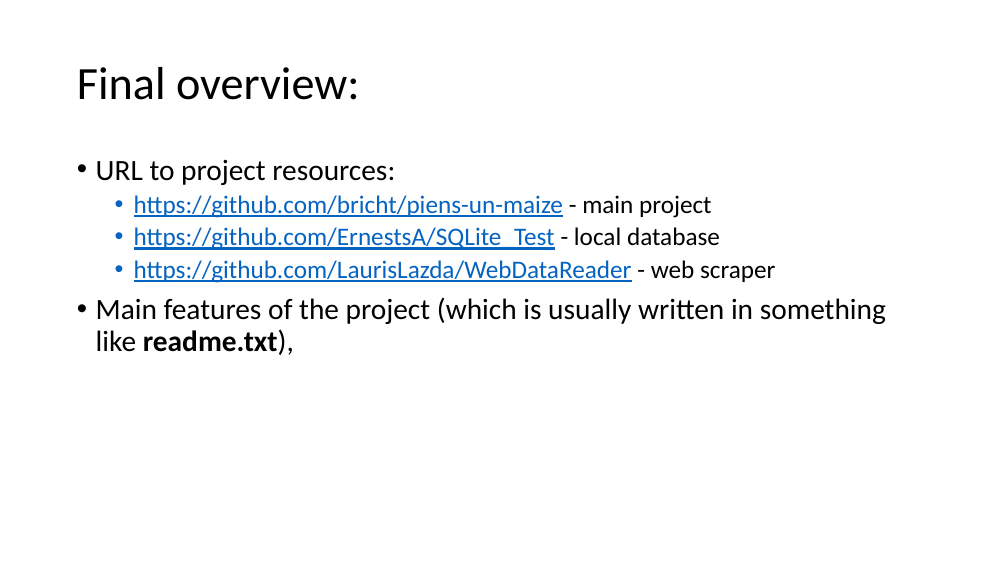
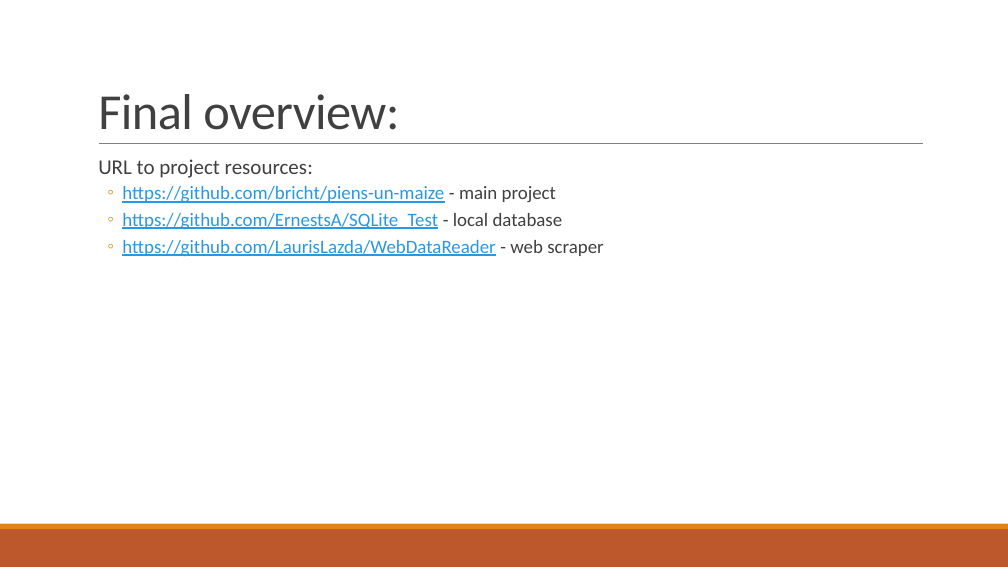
Before and after one commit to bricht/piens-un-maize, a slide deck: slide 6 of presentation/MilknBread.pptx. Drawn at 1008x567 pixels with LibreOffice and Linux fonts; fonts in the diff are those of the drawing. Boxes give left, top, right and bottom in pixels: in the first picture for what was removed or moved away, otherwise in the second. Text is boxed around its words. In the diff, an @@ line names an element or a change of style, - is before the commit and + after.

```diff
--- a/presentation/MilknBread.pptx
+++ b/presentation/MilknBread.pptx
@@ title "Final overview:": place and size @@
-title "Final overview:" at [77, 67, 360, 100]
+title "Final overview:" at [98, 94, 399, 130]
@@ title "Final overview:" at [98, 94, 399, 130]: size 44 to 48 pt, text colour #000000 to #404040, letter spacing 0 to -0.5 pt; line spacing 0.9 to 0.85; vertical alignment middle to bottom @@
@@ line added from (99, 144) to (923, 144), #808080 0.5 pt @@
@@ text "URL to project resources:" at [98, 159, 604, 257]: size 28 to 20 pt in "URL to project resources:"; text colour #000000 to #404040 in "URL to project resources:", "- main project", "- local database", "- web scraper"; size 24 to 18 pt in "https://github.com/bricht/piens-un-maize - main project", "https://github.com/ErnestsA/SQLite_Test - local database", "https://github.com/LaurisLazda/WebDataReader - web scraper"; text colour #0563C1 to #2998E3 in "https://github.com/bricht/piens-un-maize", "https://github.com/ErnestsA/SQLite_Test", "https://github.com/LaurisLazda/WebDataReader"; bullet • to  ; more space between paragraphs; bullet • to ◦ @@
@@ text at [96, 297, 886, 355]: paragraph removed @@
-• Main features of the project (which is usually written in something like readme.txt),
@@ rectangle added at [0, 529, 1008, 567], fill #BD582C @@
@@ rectangle added at [0, 524, 1008, 529], fill #E48312 @@
```
Also in this commit, not shown: 9 other slides changed, 1 other file.
